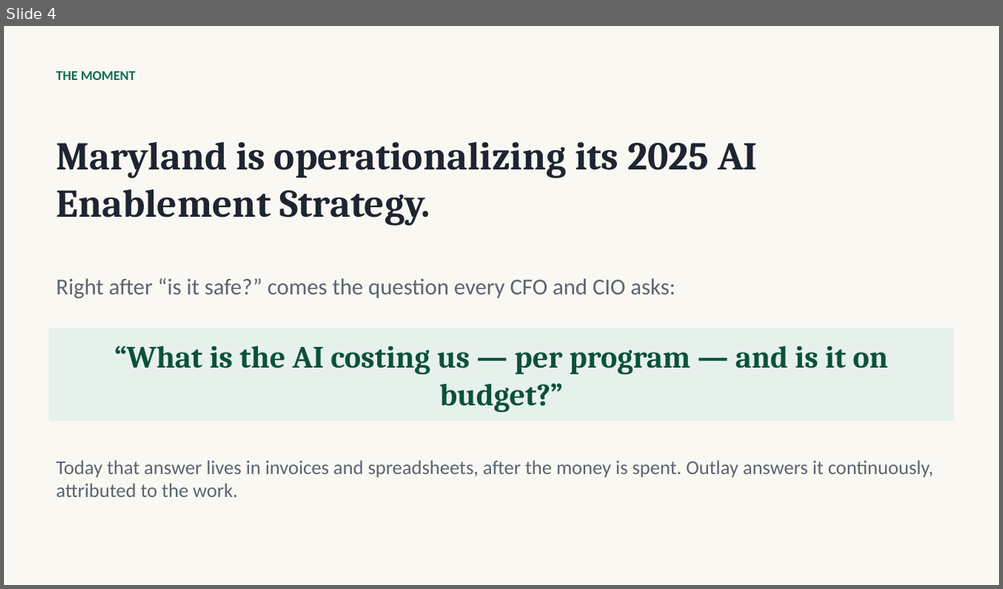
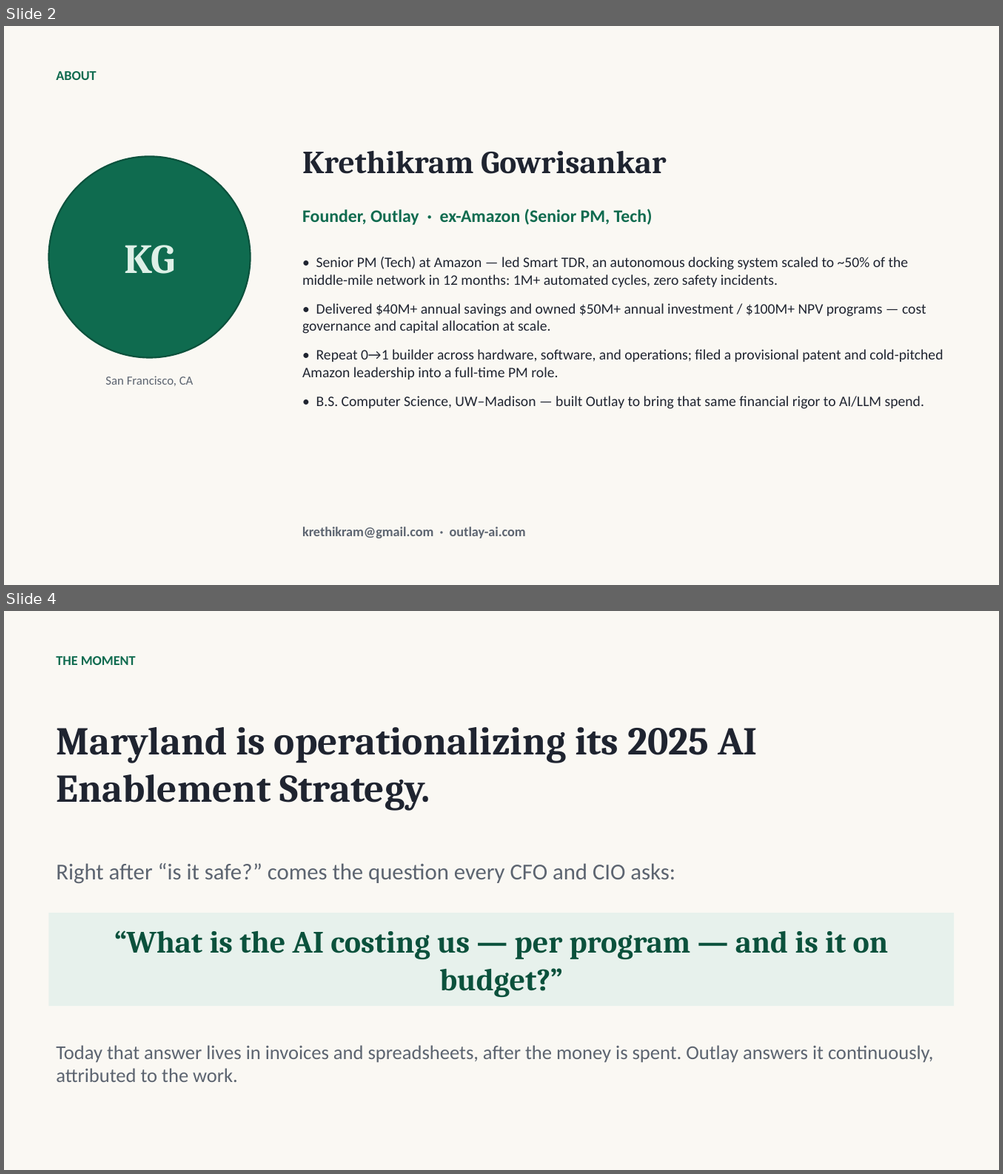
Before and after one commit to krethikram-sudo/options-bot, a slide deck: docs/mhbe-demo-deck.pptx. Shown one above the other, each under a label of ours: slide 4 before the commit, slides 2 and 4 after it; the slides between them are not shown. The pictures are 1003x589 and 1003x1174 pixels, drawn with LibreOffice and Linux fonts; fonts in the diff are those of the drawing. Boxes give left, top, right and bottom in pixels: in the first picture for what was removed or moved away, otherwise in the second. Text is boxed around its words. In the diff, an @@ line names an element or a change of style, - is before the commit and + after.

```diff
--- a/docs/mhbe-demo-deck.pptx
+++ b/docs/mhbe-demo-deck.pptx
@@ slide 2 added at (x1=4, y1=26, x2=999, y2=585), background #FFFFFF @@
@@ rectangle added at (x1=4, y1=26, x2=999, y2=585), fill #FAF8F3 @@
@@ text added at (x1=56, y1=71, x2=96, y2=80), 13 pt, text #0F6B4F, bold @@
+ABOUT
@@ ellipse added at (x1=48, y1=156, x2=250, y2=358), fill #0F6B4F, outline #0B513C 1.5 pt, 40 pt, text #DDF0E7, bold @@
+KG
@@ text added at (x1=302, y1=150, x2=666, y2=174), 31 pt, text #1F2430, bold @@
+Krethikram Gowrisankar
@@ text added at (x1=302, y1=209, x2=652, y2=225), 17 pt, text #0F6B4F, bold @@
+Founder, Outlay · ex-Amazon (Senior PM, Tech)
@@ text added at (x1=302, y1=257, x2=942, y2=409), 14 pt, text #1F2430 @@
+• Senior PM (Tech) at Amazon — led Smart TDR, an autonomous docking system scaled to ~50% of the middle-mile network in 12 months: 1M+ automated cycles, zero safety incidents.
+• Delivered $40M+ annual savings and owned $50M+ annual investment / $100M+ NPV programs — cost governance and capital allocation at scale.
+• Repeat 0→1 builder across hardware, software, and operations; filed a provisional patent and cold-pitched Amazon leadership into a full-time PM role.
+• B.S. Computer Science, UW–Madison — built Outlay to bring that same financial rigor to AI/LLM spend.
@@ text added at (x1=105, y1=376, x2=193, y2=386), 12 pt, text #5C6470 @@
+San Francisco, CA
@@ text added at (x1=302, y1=527, x2=526, y2=539), 13 pt, text #5C6470, bold @@
+krethikram@gmail.com · outlay-ai.com
```
Also in this commit, not shown: 3 slides changed, 1 slide removed, 2 other files.
